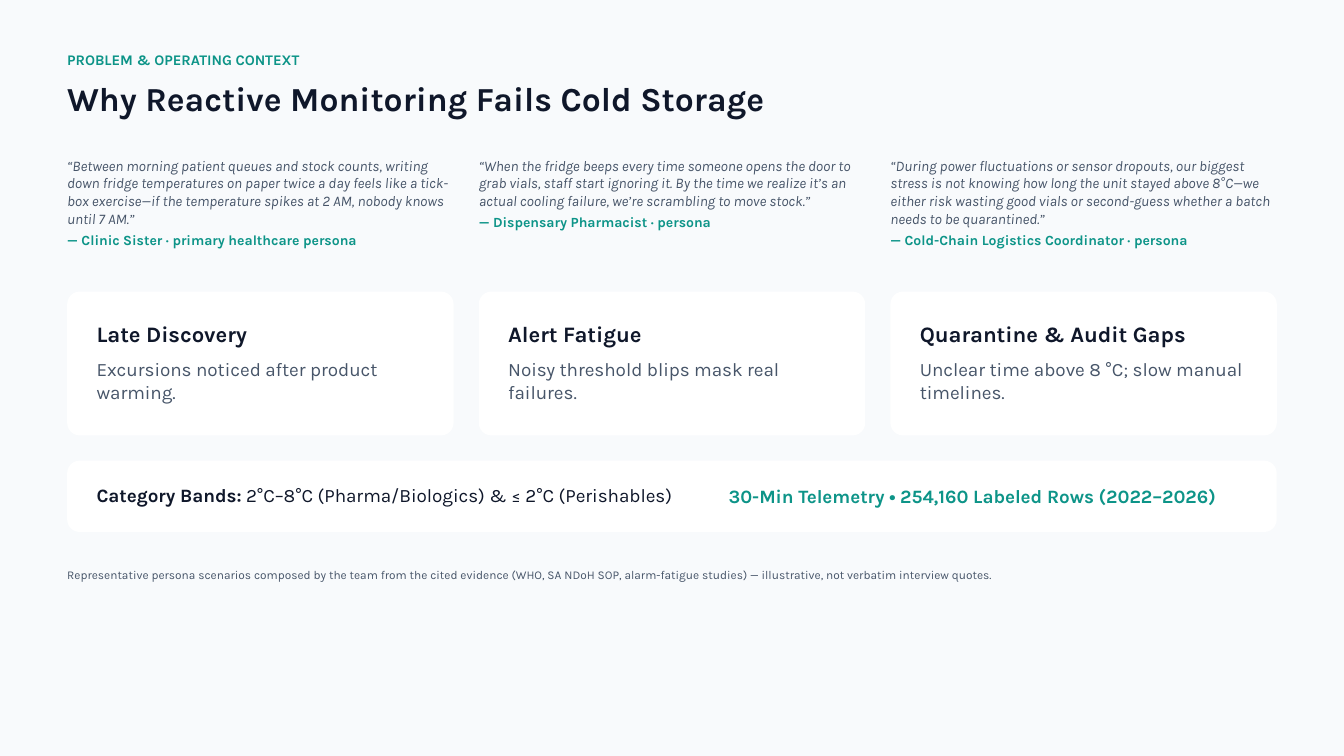
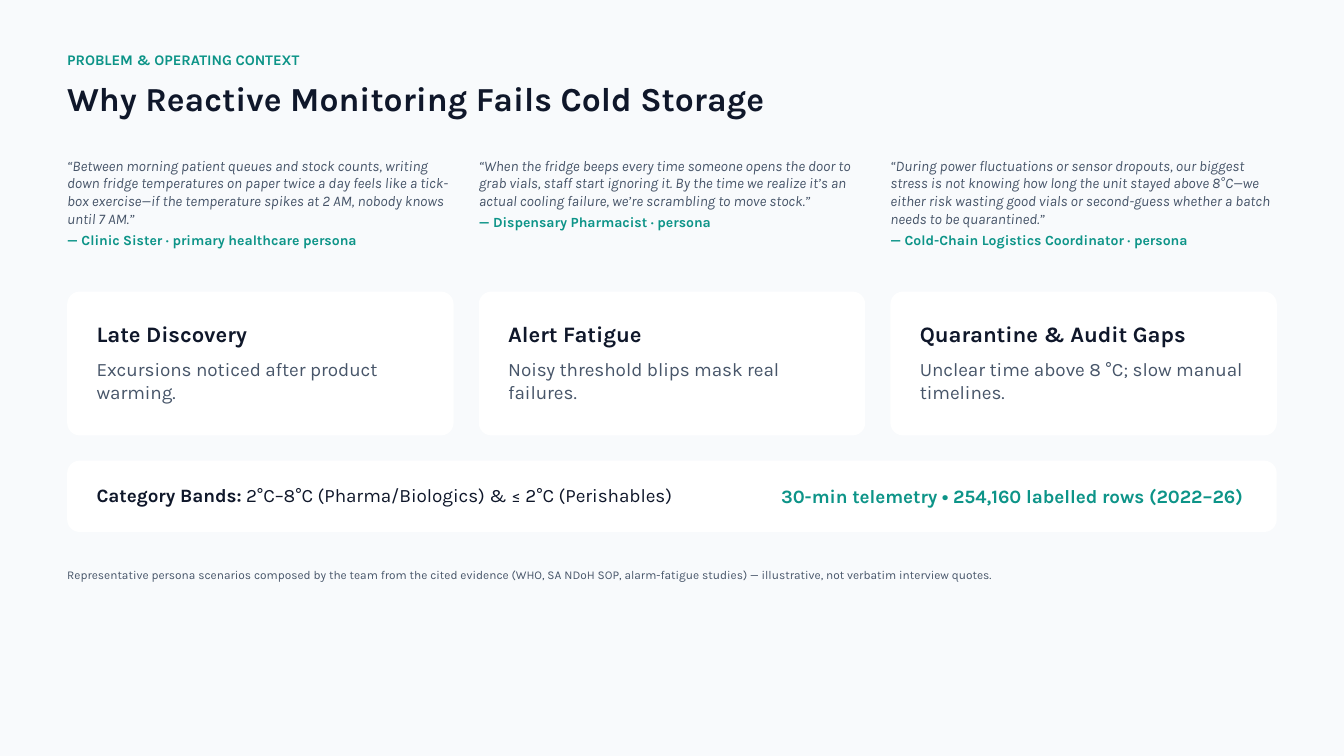
Before and after one commit to Muedi-M/ColdTrace, a slide deck: slide 2 of PROJECT_DOCS/ColdTrace — Cold-Chain Operations Console (1).pptx. Drawn at 1344x756 pixels with LibreOffice and Linux fonts; fonts in the diff are those of the drawing. Boxes give left, top, right and bottom in pixels: in the first picture for what was removed or moved away, otherwise in the second. Text is boxed around its words. In the diff, an @@ line names an element or a change of style, - is before the commit and + after.

Commit message:
final: corrected deck, charts follow batch band, cropped screenshot, walkthrough link, security status wording

```diff
--- a/PROJECT_DOCS/ColdTrace — Cold-Chain Operations Console (1).pptx
+++ b/PROJECT_DOCS/ColdTrace — Cold-Chain Operations Console (1).pptx
@@ text at [781,489,1243,508]: text changed @@
-30-Min Telemetry • 254,160 Labeled Rows (2022–2026)
+30-min telemetry • 254,160 labelled rows (2022–26)
```
Also in this commit, not shown: 4 other slides changed.
